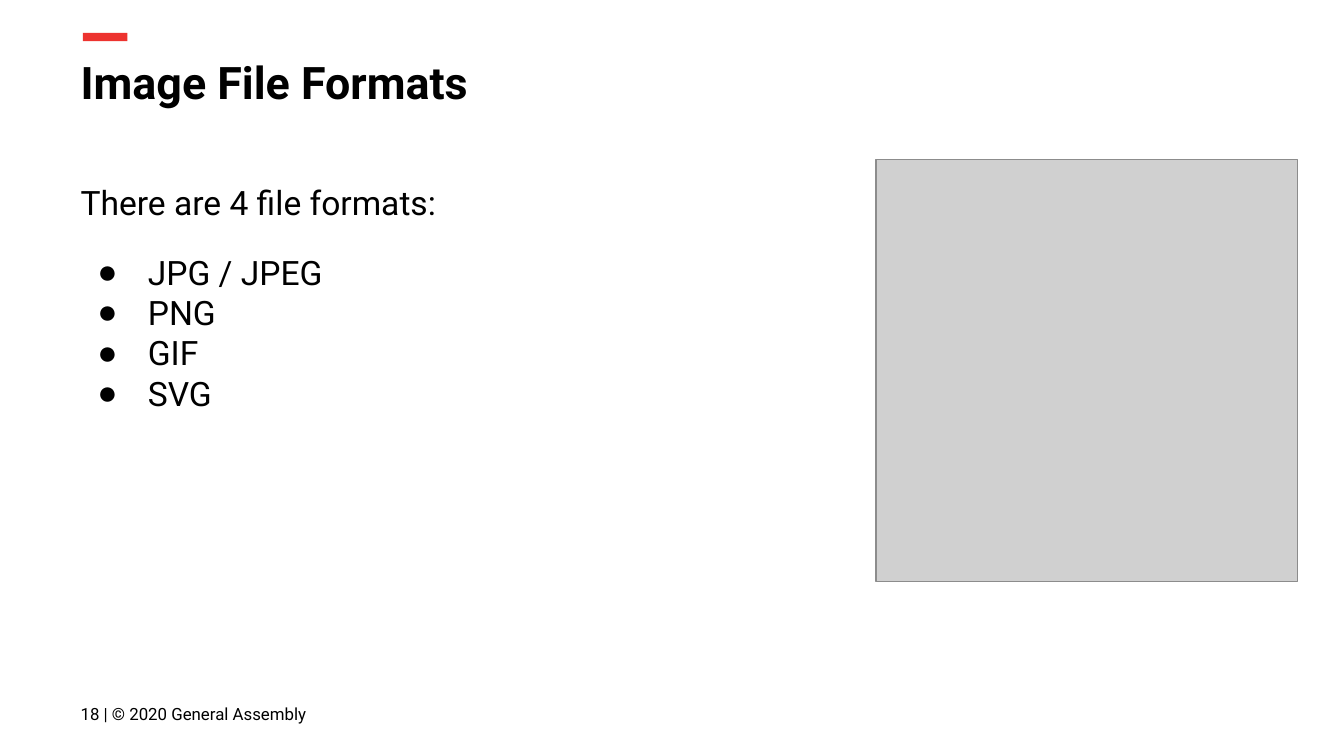
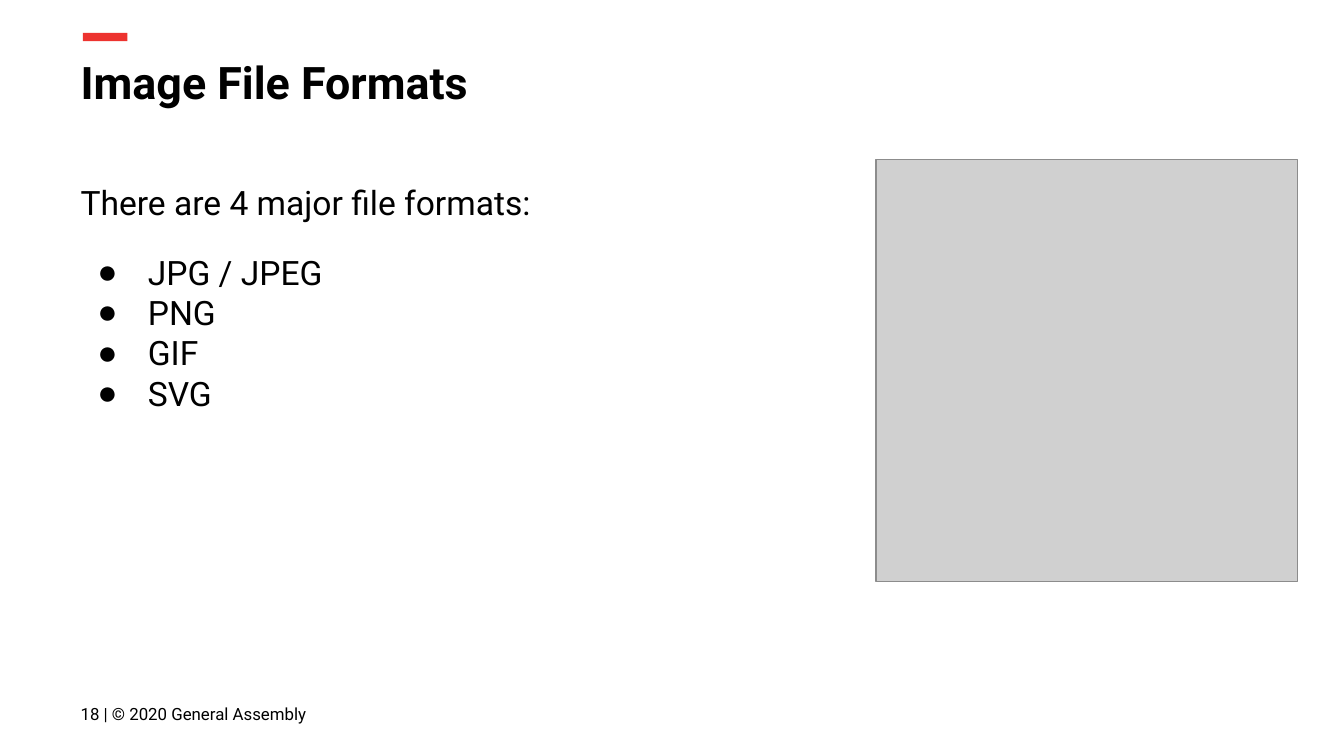
Before and after one commit to FEWD-1-17/curriculum, a slide deck: slide 18 of Lesson Decks/02 CSS Basics - FEWD 3.2.pptx. Drawn at 1344x756 pixels with LibreOffice and Linux fonts; fonts in the diff are those of the drawing; grey boxes stand for pictures; background and template pictures are left out. Boxes give left, top, right and bottom in pixels: in the first picture for what was removed or moved away, otherwise in the second. Text is boxed around its words. In the diff, an @@ line names an element or a change of style, - is before the commit and + after.

Commit message:
Added a word

```diff
--- a/Lesson Decks/02 CSS Basics - FEWD 3.2.pptx
+++ b/Lesson Decks/02 CSS Basics - FEWD 3.2.pptx
@@ text at [81,189,530,222]: text changed @@
-There are 4 file formats:
+There are 4 major file formats:
```
